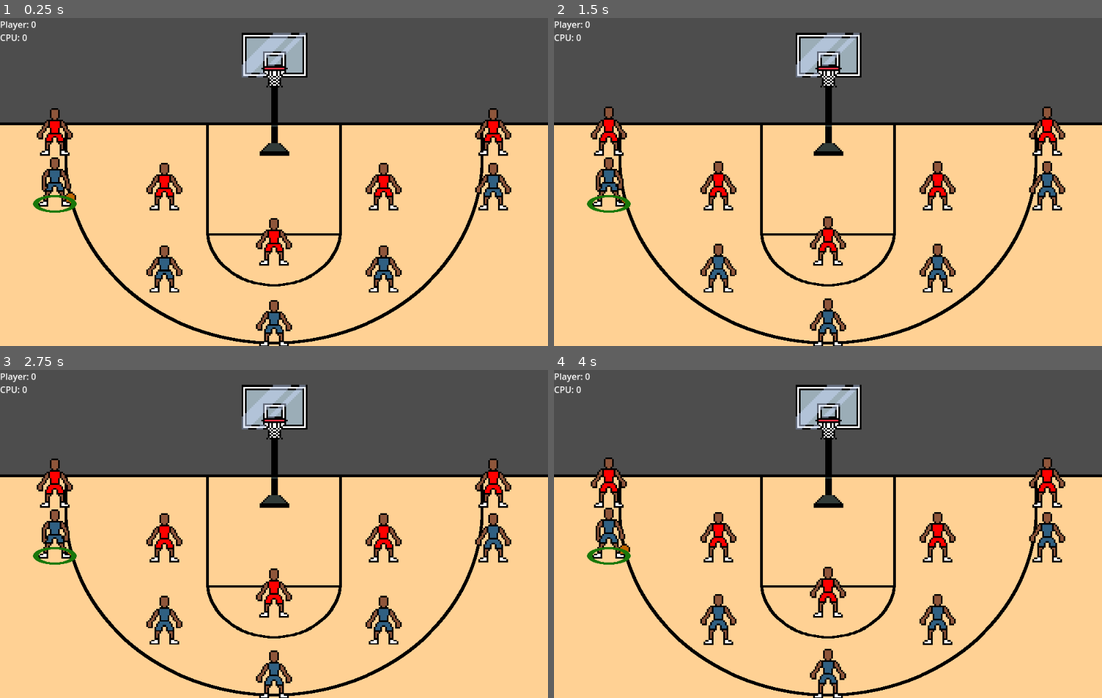
Above: before the commit, frames 1-4 (two rows, left to right).
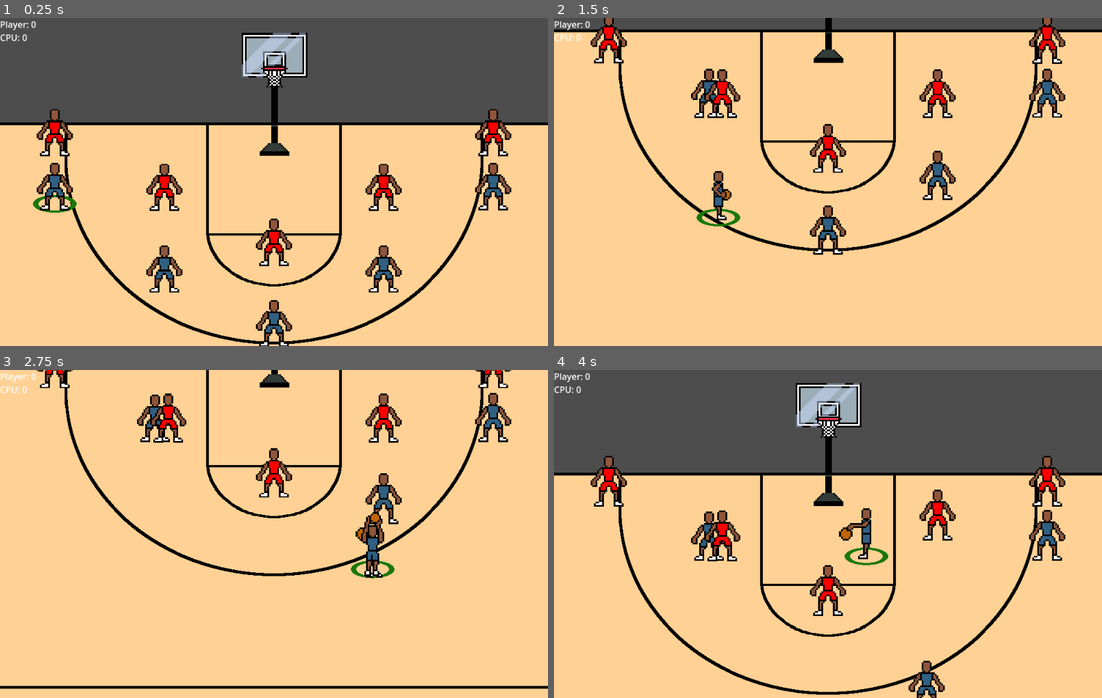
Above: after the commit, the same moments.

Repository: david8zhang/baller-quest-godot
Game: Godot game, scene res://scenes/Main.tscn
The game is run twice, just before and just after one commit, with the same random seed, the same clock (stepped at 60 frames per second) and the same inputs.
Inputs:
- Up to frame 1 (0.25 s): no input
- Up to frame 2 (1.5 s): hold Right (move_right) 0.53-1.28 s; tap Space (pass) at 0.6, 1.35 s; hold Down (move_down) from 1.28 s (still down)
- Up to frame 3 (2.75 s): release Down (move_down) at 2.03 s; hold Right (move_right) from 2.03 s (still down); hold F (shoot_ball) from 2.03 s (still down); tap Space (pass) at 2.3 s
- Up to frame 4 (4 s): release Right (move_right) at 2.78 s; release F (shoot_ball) at 2.78 s; hold Up (move_up) 2.78-3.53 s; tap Space (pass) at 2.85, 3.6 s; hold Left (move_left) from 3.53 s (still down)

The runs differ from the first frame. In frame 1, 1.3% of the frame differs, in the area x 6-94%, y 27-76%; in frame 2, 39%; in frame 3, 43%, in the area x 0-100%, y 0-100%; in frame 4, 9.6%.
Error after the commit: Invalid type in function 'shoot_ball' in base 'RigidBody2D (Player)'. Cannot convert argument 1 from Nil to int. (res://scripts/fsm/ShootState.gd:64)

Commit message:
make player BehaviorTree work with state machine

Diff:
--- a/animations/Player.tres
+++ b/animations/Player.tres
@@ -594,6 +594,10 @@
 atlas = ExtResource("21_xeh3l")
 region = Rect2(0, 45, 32, 45)
 
+[sub_resource type="AtlasTexture" id="AtlasTexture_fr36l"]
+atlas = ExtResource("21_xeh3l")
+region = Rect2(64, 45, 32, 45)
+
 [sub_resource type="AtlasTexture" id="AtlasTexture_6c8lf"]
 atlas = ExtResource("21_xeh3l")
 region = Rect2(32, 45, 32, 45)
@@ -1181,10 +1185,13 @@
 "name": &"shoot-side-jump",
 "speed": 10.0
 }, {
-"frames": [],
-"loop": true,
+"frames": [{
+"duration": 1.0,
+"texture": SubResource("AtlasTexture_fr36l")
+}],
+"loop": false,
 "name": &"shoot-side-land",
-"speed": 5.0
+"speed": 10.0
 }, {
 "frames": [{
 "duration": 1.0,
--- a/prefab/BTreePlayer.tscn
+++ b/prefab/BTreePlayer.tscn
@@ -1,9 +1,15 @@
-[gd_scene load_steps=7 format=3 uid="uid://doti54eua6bxu"]
+[gd_scene load_steps=13 format=3 uid="uid://doti54eua6bxu"]
 
 [ext_resource type="SpriteFrames" uid="uid://bxfaqat2mu62u" path="res://animations/Player.tres" id="1_aw8yl"]
 [ext_resource type="Script" path="res://scripts/BTreePlayer.gd" id="1_f3meb"]
 [ext_resource type="Texture2D" uid="uid://bc1nvo2dt4ao6" path="res://sprites/placeholder/highlight.png" id="2_alhvr"]
 [ext_resource type="PackedScene" uid="uid://pbhdbwtfile2" path="res://prefab/PlayerAI.tscn" id="2_davix"]
+[ext_resource type="Script" path="res://scripts/fsm/StateMachine.gd" id="5_wa718"]
+[ext_resource type="Script" path="res://scripts/fsm/InputControlState.gd" id="6_uyanf"]
+[ext_resource type="Script" path="res://scripts/fsm/ShootState.gd" id="7_tet2e"]
+[ext_resource type="Script" path="res://scripts/fsm/PassState.gd" id="8_rcj48"]
+[ext_resource type="Script" path="res://scripts/fsm/LayupState.gd" id="9_nwvnu"]
+[ext_resource type="Script" path="res://scripts/fsm/IdleState.gd" id="10_h5rmk"]
 
 [sub_resource type="RectangleShape2D" id="RectangleShape2D_4m5l8"]
 size = Vector2(8, 14)
@@ -19,12 +25,12 @@
 script = ExtResource("1_f3meb")
 
 [node name="PlayerAI" parent="." node_paths=PackedStringArray("blackboard", "actor") instance=ExtResource("2_davix")]
-blackboard = NodePath("@Node@51713")
+blackboard = NodePath("@Node@22683")
 actor = NodePath("..")
 
 [node name="AnimatedSprite2D" type="AnimatedSprite2D" parent="."]
 sprite_frames = ExtResource("1_aw8yl")
-animation = &"dribble-idle"
+animation = &"shoot-side-jump"
 
 [node name="CollisionShape2D" type="CollisionShape2D" parent="."]
 position = Vector2(0, 1)
@@ -45,3 +51,22 @@
 position = Vector2(0.125006, 14)
 scale = Vector2(0.033125, 0.0133333)
 texture = ExtResource("2_alhvr")
+
+[node name="PlayerControlFSM" type="Node" parent="."]
+script = ExtResource("5_wa718")
+initial_state = NodePath("InputControlState")
+
+[node name="InputControlState" type="Node" parent="PlayerControlFSM"]
+script = ExtResource("6_uyanf")
+
+[node name="ShootState" type="Node" parent="PlayerControlFSM"]
+script = ExtResource("7_tet2e")
+
+[node name="PassState" type="Node" parent="PlayerControlFSM"]
+script = ExtResource("8_rcj48")
+
+[node name="LayupState" type="Node" parent="PlayerControlFSM"]
+script = ExtResource("9_nwvnu")
+
+[node name="IdleState" type="Node" parent="PlayerControlFSM"]
+script = ExtResource("10_h5rmk")
--- a/prefab/Player.tscn
+++ b/prefab/Player.tscn
@@ -9,6 +9,7 @@
 [ext_resource type="Script" path="res://scripts/fsm/StateMachine.gd" id="6_32c0f"]
 [ext_resource type="Script" path="res://scripts/fsm/ShootState.gd" id="6_gja4w"]
 [ext_resource type="Script" path="res://scripts/fsm/PassState.gd" id="6_ugi36"]
+[ext_resource type="PackedScene" uid="uid://pbhdbwtfile2" path="res://prefab/PlayerAI.tscn" id="15_cfbit"]
 [ext_resource type="Script" path="res://scripts/fsm/ReceivePassState.gd" id="23_p87nn"]
 [ext_resource type="Script" path="res://scripts/fsm/LayupState.gd" id="24_2y7dy"]
 [ext_resource type="Script" path="res://scripts/fsm/DefendState.gd" id="26_7vp1i"]
@@ -87,3 +88,7 @@
 position = Vector2(-1, 16)
 shape = SubResource("RectangleShape2D_3x2pa")
 debug_color = Color(0.980392, 0, 0.384314, 0.419608)
+
+[node name="PlayerAI" parent="." node_paths=PackedStringArray("blackboard", "actor") instance=ExtResource("15_cfbit")]
+blackboard = NodePath("@Node@33482")
+actor = NodePath("..")
--- a/prefab/PlayerAI.tscn
+++ b/prefab/PlayerAI.tscn
@@ -10,7 +10,7 @@
 
 [node name="PlayerAI" type="Node" node_paths=PackedStringArray("blackboard", "actor")]
 script = ExtResource("1_dm2qq")
-blackboard = NodePath("@Node@20296")
+blackboard = NodePath("@Node@19789")
 actor = NodePath("")
 
 [node name="IsPlayerOrCPU" type="Node" parent="."]
--- a/project.godot
+++ b/project.godot
@@ -25,6 +25,7 @@
 window/size/viewport_width=1000
 window/size/viewport_height=600
 window/size/initial_position_type=0
+window/stretch/mode="viewport"
 window/dpi/allow_hidpi=false
 
 [editor_plugins]
--- a/scenes/Main.tscn
+++ b/scenes/Main.tscn
@@ -5,7 +5,7 @@
 [ext_resource type="Script" path="res://scripts/Camera.gd" id="2_ckvlo"]
 [ext_resource type="PackedScene" uid="uid://bp4p74n22uoph" path="res://prefab/Hoop.tscn" id="3_4jcto"]
 [ext_resource type="PackedScene" uid="uid://bmvfbq5jqf42l" path="res://prefab/Court.tscn" id="4_mhnap"]
-[ext_resource type="PackedScene" uid="uid://doti54eua6bxu" path="res://prefab/BTreePlayer.tscn" id="4_vioc2"]
+[ext_resource type="PackedScene" uid="uid://din6tp3j6rrfm" path="res://prefab/Player.tscn" id="4_yn740"]
 [ext_resource type="Script" path="res://scripts/CPUManager.gd" id="7_ijyjr"]
 [ext_resource type="Script" path="res://scripts/Scoreboard.gd" id="8_phybn"]
 
@@ -29,12 +29,13 @@
 [node name="PlayerManager" type="Node2D" parent="."]
 y_sort_enabled = true
 script = ExtResource("1_xoi36")
-b_tree_player_scene = ExtResource("4_vioc2")
+player_scene = ExtResource("4_yn740")
 
 [node name="CPUManager" type="Node2D" parent="."]
 y_sort_enabled = true
+position = Vector2(0, 1)
 script = ExtResource("7_ijyjr")
-b_tree_player_scene = ExtResource("4_vioc2")
+player_scene = ExtResource("4_yn740")
 
 [node name="Hoop1" parent="." instance=ExtResource("3_4jcto")]
 position = Vector2(2.08165e-12, -160)
--- a/scripts/BTreePlayer.gd
+++ b/scripts/BTreePlayer.gd
@@ -1,15 +1,20 @@
 class_name BTreePlayer
 extends RigidBody2D
+
+const SPEED = 300.0
 
 var screen_size
 var side
 var player_name
+var has_ball
+var pass_target
 
 @onready var highlight = $Highlight as Sprite2D
 @onready var anim_sprite = $AnimatedSprite2D as AnimatedSprite2D
 @onready var feet_area = $FeetArea as Area2D
 @onready var collision_shape_2d = $CollisionShape2D
 @onready var player_manager: PlayerManager = get_node("/root/Main/PlayerManager")
+@onready var player_control_fsm: StateMachine = $PlayerControlFSM
 
 # Called when the node enters the scene tree for the first time.
 func _ready():
@@ -28,10 +33,6 @@
 	collision_shape_2d.scale = Vector2(3, 3)
 
 
-# Called every frame. 'delta' is the elapsed time since the previous frame.
-func _process(delta):
-	pass
-
 func select():
 	player_manager.camera.reparent(self)
 	highlight.visible = true
--- a/scripts/CPUManager.gd
+++ b/scripts/CPUManager.gd
@@ -19,8 +19,8 @@
 	assign_defenders()
 
 func assign_defenders():
-	var player_players = player_manager.b_tree_players
-	for i in range(0, b_tree_players.size()):
-		var cpu_player = b_tree_players[i] as BTreePlayer
-		var player_player = player_players[i] as BTreePlayer
+	var player_players = player_manager.players
+	for i in range(0, players.size()):
+		var cpu_player = players[i] as Player
+		var player_player = player_players[i] as Player
 		defensive_assignments[cpu_player.player_name] = player_player.player_name
--- a/scripts/Manager.gd
+++ b/scripts/Manager.gd
@@ -1,12 +1,10 @@
 class_name Manager
 extends Node
 
-#@export var player_scene: PackedScene
-@export var b_tree_player_scene: PackedScene
+@export var player_scene: PackedScene
 
 var defensive_assigments = {}
-#var players: Array[Player] = []
-var b_tree_players: Array[BTreePlayer] = []
+var players: Array[Player] = []
 
 func setup_defense():
 	pass
@@ -14,19 +12,16 @@
 func init_players(positions, side: Game.SIDE, name_prefix="Player"):
 	var i = 0
 	for pos in positions:
-#		var new_player = player_scene.instantiate() as Player
-		var new_btree_player = b_tree_player_scene.instantiate() as BTreePlayer
-		new_btree_player.side = side
-		new_btree_player.position = pos
-#		players.append(new_player)
-		b_tree_players.append(new_btree_player)
-		add_child(new_btree_player)
-		new_btree_player.player_name = name_prefix + " " + str(i)
+		var new_player = player_scene.instantiate() as Player
+		new_player.side = side
+		new_player.position = pos
+		new_player.player_name = name_prefix + " " + str(i)
+		players.append(new_player)
+		add_child(new_player)
 		i += 1
 
-
-func get_player_by_name(name):
-	for player in b_tree_players:
-		if player.player_name == name:
+func get_player_by_name(player_name):
+	for player in players:
+		if player.player_name == player_name:
 			return player
 	return null
--- a/scripts/Player.gd
+++ b/scripts/Player.gd
@@ -115,7 +115,7 @@
 	if self.can_gain_possession:
 		self.modulate = Color(1, 1, 1)
 		can_gain_possession = false
-#		player_manager.switch_to_player(self)
+		player_manager.switch_to_player(self)
 		has_ball = true
 		game.ball = null
 		ball.queue_free()
--- a/scripts/PlayerManager.gd
+++ b/scripts/PlayerManager.gd
@@ -3,7 +3,7 @@
 
 var camera: Camera2D
 
-var selected_player: BTreePlayer = null
+var selected_player: Player = null
 var is_ready = false
 
 const PLAYER_POSITIONS = [
@@ -20,9 +20,9 @@
 func _ready():
 	camera = get_node("../Camera2D") as Camera2D
 	init_players(PLAYER_POSITIONS, Game.SIDE.PLAYER)
-	selected_player = b_tree_players[0]
+	selected_player = players[0]
 	selected_player.select()
-#	selected_player.has_ball = true
+	selected_player.has_ball = true
 #	selected_player._state_machine.transition_to("IdleState")
 
 	is_ready = true
@@ -38,7 +38,7 @@
 	camera.reparent(selected_player)
 
 
-func switch_to_player(player: BTreePlayer):
+func switch_to_player(player: Player):
 	# De-select the current selected player
 	selected_player.deselect()
 	selected_player = player
@@ -46,7 +46,7 @@
 
 
 func hide_players():
-	for p in b_tree_players:
+	for p in players:
 		p.hide()
 
 
--- a/scripts/behavior-tree/Idle.gd
+++ b/scripts/behavior-tree/Idle.gd
@@ -2,7 +2,7 @@
 extends ActionLeaf
 
 func tick(actor: Node, blackboard: Blackboard):
-	var player = actor as BTreePlayer
+	var player = actor as Player
 	var anim_name = "idle-front"
 	if player.side == Game.SIDE.CPU:
 		anim_name = "cpu-" + anim_name
--- a/scripts/behavior-tree/IsPlayer.gd
+++ b/scripts/behavior-tree/IsPlayer.gd
@@ -2,5 +2,5 @@
 extends ConditionLeaf
 
 func tick(actor: Node, blackboard: Blackboard):
-	var player = actor as BTreePlayer
+	var player = actor as Player
 	return SUCCESS if player.side == Game.SIDE.PLAYER else FAILURE
--- a/scripts/behavior-tree/IsPlayerControlled.gd
+++ b/scripts/behavior-tree/IsPlayerControlled.gd
@@ -2,5 +2,5 @@
 extends ConditionLeaf
 
 func tick(actor: Node, blackboard: Blackboard):
-	var player = actor as BTreePlayer
+	var player = actor as Player
 	return SUCCESS if player.is_selected() else FAILURE
--- a/scripts/behavior-tree/PlayerControl.gd
+++ b/scripts/behavior-tree/PlayerControl.gd
@@ -1,7 +1,7 @@
 class_name PlayerControl
 extends ActionLeaf
 
-
-func tick(actor: Node, blackboard: Blackboard):
-	var player = actor as BTreePlayer
-	player.anim_sprite.play("dribble-idle")
+func tick(actor: Node, _blackboard: Blackboard):
+	var player = actor as Player
+	var player_control_fsm = player._state_machine as StateMachine
+	player_control_fsm.enabled = true
--- a/scripts/fsm/InputControlState.gd
+++ b/scripts/fsm/InputControlState.gd
@@ -42,8 +42,3 @@
 func handle_input(input: InputEvent) -> void:
 	var player = entity as Player
 	player.handle_input(input)
-
-
-func enter(msg:={}) -> void:
-	var player = entity as Player
-	var court_size = player.court.get_size()
--- a/scripts/fsm/ShootState.gd
+++ b/scripts/fsm/ShootState.gd
@@ -15,13 +15,13 @@
 	shot_result = player.shot_meter.get_shot_result()
 
 
-func handle_input(input: InputEvent) -> void:
+func handle_input(_input: InputEvent) -> void:
 	var player = entity as Player
 	if Input.is_action_just_released("shoot_ball"):
 		player.shot_meter.display_feedback()
 		is_released = true
 
-func enter(msg:={}):
+func enter(_msg:={}):
 	var anim_name = "shoot-%s-windup" % _get_shoot_anim_angle()
 	if anim_name == "shoot-side-windup":
 		var player = entity as Player
@@ -47,7 +47,6 @@
 
 
 func on_jump_complete():
-	var player = entity as Player
 	var anim_name = "shoot-%s-land" % _get_shoot_anim_angle()
 	anim_sprite.play(anim_name)
 	var timer = Timer.new()
--- a/scripts/fsm/StateMachine.gd
+++ b/scripts/fsm/StateMachine.gd
@@ -6,6 +6,8 @@
 (_physics_process, _unhandled_input) to the active state. To use, set up the states
 in the scene tree.
 """
+
+var enabled = false
 
 # Emitted when transitioning to a new state.
 signal transitioned(state_name)
@@ -28,10 +30,12 @@
 	state.handle_input(event)
 
 func _process(delta: float) -> void:
-	state.update(delta)
+	if enabled:
+		state.update(delta)
 
 func _physics_process(delta: float) -> void:
-	state.physics_update(delta)
+	if enabled:
+		state.physics_update(delta)
 
 # This function calls the current state's exit() function, then changes the active state,
 # and calls its enter function.
Not shown: 1 places in animations/Player.tres that only renumber resources
Not shown: 1 places in prefab/Player.tscn that only renumber resources
Binary file added: sprites/cpu/cpu-player-scoring.png
Not shown, added: sprites/cpu/cpu-player-scoring.png.import
